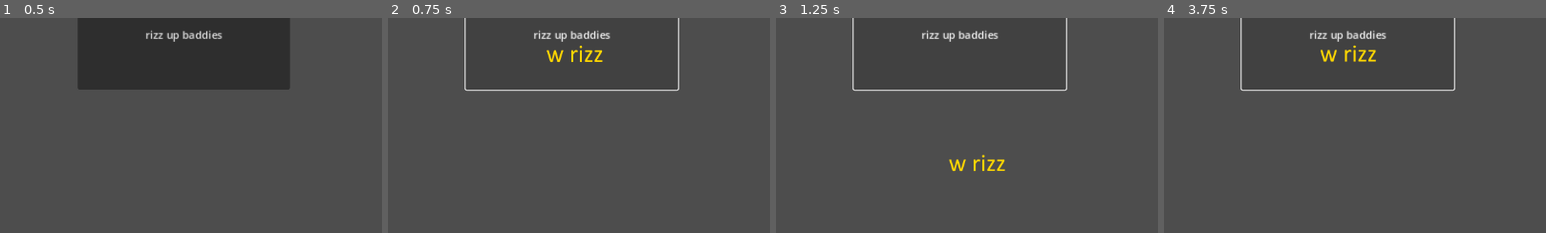
Above: before the commit, frames 1-4 (left to right).
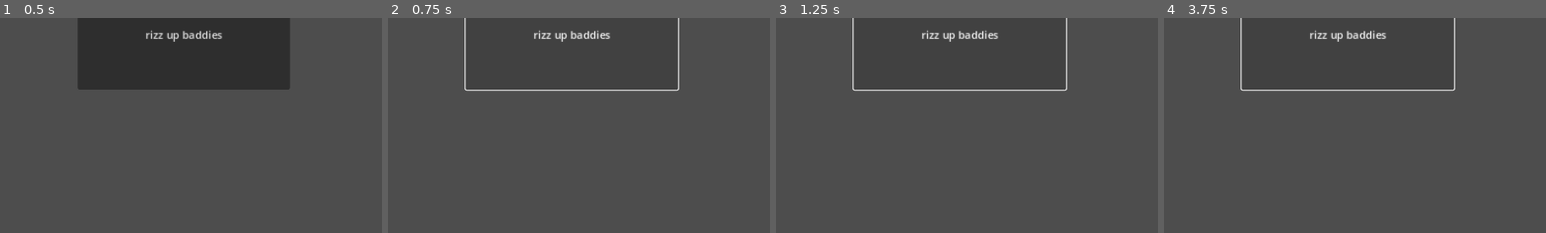
Above: after the commit, the same moments.

Repository: BlueDinoKing/sigmaclicker
Game: Godot game, scene res://scenes/ui.tscn
Same seed, same stepped clock (60 frames per second), same inputs: the game is played once before the commit and once after it.
Inputs:
- Up to frame 1 (0.5 s): no input
- Up to frame 2 (0.75 s): click "rizz up baddies" at 0.5 s
- Up to frame 3 (1.25 s): no input
- Up to frame 4 (3.75 s): click "Aura Brewery : 0 (0) Cost : 64" at 1.25 s; click "Gold Chains : 0 (0) Cost : 16" at 2 s; click "Moggers : 0 (0) Cost : 256" at 2.75 s; click "rizz up baddies" at 3.5 s
The pictures show only the part of the screen within x 37-87%, y 46-96%; the shares and areas given below are measured in that part.

Frame 1 is identical in both runs. In frame 2, 0.4% of the frame differs, in the area x 41-57%, y 12-21%; in frame 3, 0.4%; in frame 4, 0.4%, in the area x 41-56%, y 12-21%.

Commit message:
removed particles and changed loading screen

Diff:
--- a/project.godot
+++ b/project.godot
@@ -13,6 +13,8 @@
 config/name="sigmaclicker"
 run/main_scene="res://scenes/ui.tscn"
 config/features=PackedStringArray("4.3", "GL Compatibility")
+boot_splash/image="res://images/wrizzparticle.png"
+boot_splash/fullsize=false
 config/icon="res://icon.svg"
 
 [autoload]
--- a/scenes/clicker.tscn
+++ b/scenes/clicker.tscn
@@ -1,21 +1,15 @@
-[gd_scene load_steps=9 format=3 uid="uid://0ugh23teop1k"]
+[gd_scene load_steps=7 format=3 uid="uid://0ugh23teop1k"]
 
 [ext_resource type="Script" path="res://scripts/clicker.gd" id="1_gdsq0"]
 [ext_resource type="Script" path="res://scenes/auraBreweries.gd" id="2_vevm5"]
-[ext_resource type="Texture2D" uid="uid://bjb5xvhypir23" path="res://images/wrizzparticle.png" id="2_vr2d5"]
 [ext_resource type="Script" path="res://scenes/goldChains.gd" id="3_a0tl6"]
 [ext_resource type="AudioStream" uid="uid://dsvj1h68514oq" path="res://audios/rizz-sounds.mp3" id="3_i1gol"]
 [ext_resource type="Script" path="res://scenes/moggers.gd" id="4_7tdh8"]
 
-[sub_resource type="ParticleProcessMaterial" id="ParticleProcessMaterial_ybsrx"]
-particle_flag_disable_z = true
-gravity = Vector3(0, 98, 0)
-turbulence_enabled = true
-
 [sub_resource type="Theme" id="Theme_4dnqd"]
 Button/colors/icon_normal_color = Color(0, 1, 0, 1)
 
-[node name="clicker" type="Control" node_paths=PackedStringArray("label", "button", "particles")]
+[node name="clicker" type="Control" node_paths=PackedStringArray("label", "button")]
 layout_mode = 3
 anchors_preset = 15
 anchor_right = 1.0
@@ -25,7 +19,6 @@
 script = ExtResource("1_gdsq0")
 label = NodePath("")
 button = NodePath("rizz up baddies")
-particles = NodePath("rizz up baddies/w rizz chat")
 
 [node name="rizz up baddies" type="Button" parent="."]
 custom_minimum_size = Vector2(320, 80)
@@ -42,15 +35,6 @@
 grow_horizontal = 2
 grow_vertical = 2
 text = "rizz up baddies"
-
-[node name="w rizz chat" type="GPUParticles2D" parent="rizz up baddies"]
-position = Vector2(164, 88)
-emitting = false
-amount = 1
-process_material = SubResource("ParticleProcessMaterial_ybsrx")
-texture = ExtResource("2_vr2d5")
-lifetime = 4.0
-speed_scale = 3.59
 
 [node name="AudioStreamPlayer2D" type="AudioStreamPlayer2D" parent="rizz up baddies"]
 stream = ExtResource("3_i1gol")
--- a/scripts/clicker.gd
+++ b/scripts/clicker.gd
@@ -7,16 +7,6 @@
 @export var view: userInterface.Views
 @export var user_interface: userInterface
 @export var user_interface_path : NodePath
-@export var particles : GPUParticles2D
-
-func emit_one_particle():
-	# Ensure the particles are initially not emitting
-	particles.emitting = false
-	# Briefly start emitting
-	particles.emitting = true
-	# Set a timer to stop emitting after a short delay
-	await get_tree().create_timer(0.1).timeout
-	particles.emitting = false
 
 func _on_navigation_request(requestedView: userInterface.Views) -> void:
 	if requestedView == view:
@@ -30,7 +20,6 @@
 		user_interface.navigation_requested.connect(_on_navigation_request)
 
 func rizzupbaddies(input) -> void:
-	emit_one_particle()
 	GameInstance.data.rizz += floor(GameInstance.data.addedRizz * input)
 
 
Binary file changed: docs/index.png
Not shown, added: docs/index.htaccess
Not shown, changed: docs/index.html
Not shown, changed: docs/index.pck
